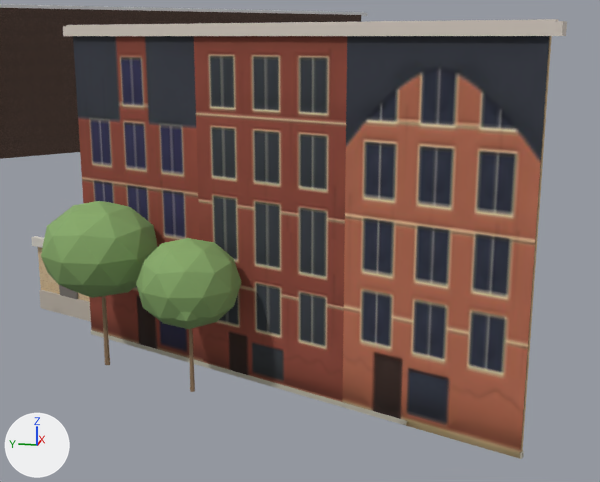
Two versions of the glTF model viewer/districts/2060-noord/chunks/c_-2_4.glb, one commit apart.
One viewpoint serves both versions: a 50 mm camera at (-430.4, 1034.6, 12.6) aimed at (-400.9, 1040.5, 5.2). Every picture has the same lights, and +X, +Y and +Z are marked at lower left. The first picture is the older version. Where no turn or scale is listed for an object, it has been applied to the vertices.

The first picture shows 'bldg_494867868_facade0', 'bldg_494882530_facade0', 'bldg_504375712_facade0', 'tree_ornamental_0', 'tree_ornamental_0.001'.
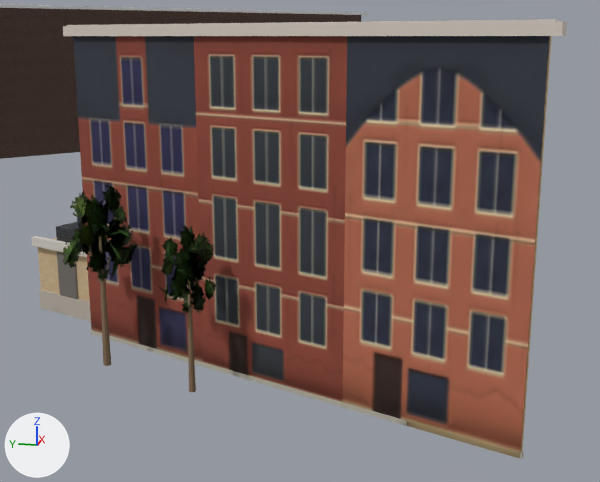
What changed in the scene script:
```text
Add img_leaf_atlas:
    img_leaf_atlas = load_image('leaf_atlas', '_unpacked/leaf_atlas', 512, 512, 'sRGB')
Add mat_canopy_tree:
    mat_canopy_tree = bpy.data.materials.new('canopy_tree')
    # uses the picture img_leaf_atlas
Add me_tree_ornamental_young:
    me_tree_ornamental_young.from_pydata(...)  # 257 vertices, 154 faces; spans x -0.66..0.66, y -0.57..0.57, z -1.0..1.0
    me_tree_ornamental_young.materials.append(mat_canopy_tree)
Remove ob_tree_ornamental_0:
    ob_tree_ornamental_0 = bpy.data.objects.new('tree_ornamental_0', me_tree_ornamental_0)
    ob_tree_ornamental_0.parent = ob_trees__2_4
    ob_tree_ornamental_0.location = (0.0, 0.0, 2.878)
    ob_tree_ornamental_0.rotation_euler = (0.0, 0.0, 0.258)  # degrees (0, 0, 15)
    ob_tree_ornamental_0.scale = (1.86, 1.86, 3.13)
Remove ob_tree_ornamental_0_001:
    ob_tree_ornamental_0_001 = bpy.data.objects.new('tree_ornamental_0.001', me_tree_ornamental_0)
    ob_tree_ornamental_0_001.parent = ob_trees__2_4
    ob_tree_ornamental_0_001.location = (1.78, 4.11, 3.291)
    ob_tree_ornamental_0_001.rotation_euler = (0.0, 0.0, 1.338)  # degrees (0, 0, 77)
    ob_tree_ornamental_0_001.scale = (2.25, 2.25, 3.58)
Add ob_tree_ornamental_young_001:
    ob_tree_ornamental_young_001 = bpy.data.objects.new('tree_ornamental_young.001', me_tree_ornamental_young)
    ob_tree_ornamental_young_001.parent = ob_trees__2_4
    ob_tree_ornamental_young_001.location = (1.727, 4.113, 3.727)
    ob_tree_ornamental_young_001.rotation_euler = (0.0, 0.0, 1.338)  # degrees (0, 0, 77)
    ob_tree_ornamental_young_001.scale = (2.54, 2.54, 3.73)
Add ob_tree_ornamental_young:
    ob_tree_ornamental_young = bpy.data.objects.new('tree_ornamental_young', me_tree_ornamental_young)
    ob_tree_ornamental_young.parent = ob_trees__2_4
    ob_tree_ornamental_young.location = (-0.0175, 0.0387, 3.259)
    ob_tree_ornamental_young.rotation_euler = (0.0, 0.0, 0.258)  # degrees (0, 0, 15)
    ob_tree_ornamental_young.scale = (2.02, 2.02, 3.26)
```

Where the change shows, as pixel boxes (x1, y1, x2, y2) in the pictures (600 x 482 px):
'tree_ornamental_0.001', deleted (green)
    before: (41, 201, 158, 365)
'tree_ornamental_0', deleted (green)
    before: (136, 238, 241, 392)
'tree_ornamental_young.001', added
    after: (63, 185, 138, 366)
'tree_ornamental_young', added
    after: (159, 225, 216, 392)
